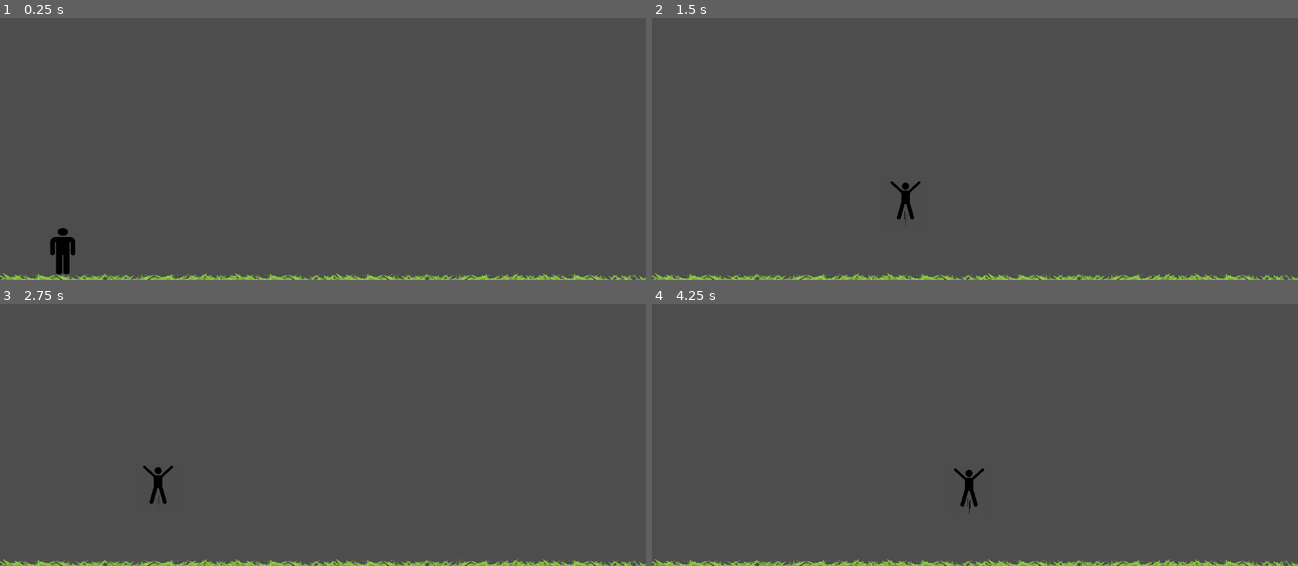
Above: before the commit, frames 1-4 (two rows, left to right).
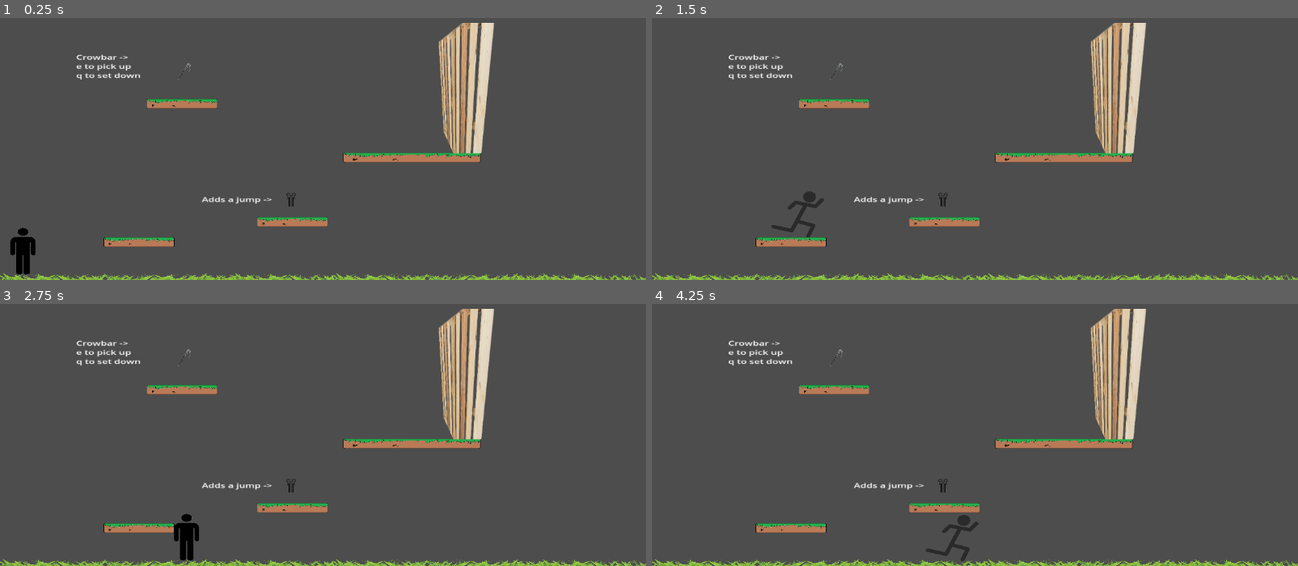
Above: after the commit, the same moments.

Repository: DaBigRed/Hint
Game: Godot game, scene res://Intro.tscn
Two runs of this game, one before a commit and one after it. Both use one fixed random seed, a clock stepped at 60 frames per second and the inputs below.
Inputs:
- Up to frame 1 (0.25 s): no input
- Up to frame 2 (1.5 s): tap Enter at 0.5 s; hold Shift (shift) 0.53-1.28 s; hold Right (ui_right) from 0.53 s (still down); tap Up (jump) at 0.77, 1.07 s; tap E (pickup, bound only after the commit) at 0.8, 1.35 s
- Up to frame 3 (2.75 s): tap Up (jump) at 1.52, 1.55, 1.82, 2.1 s; release Right (ui_right) at 2.03 s; hold Left (ui_left) from 2.03 s (still down); hold Shift (shift) from 2.03 s (still down)
- Up to frame 4 (4.25 s): release Left (ui_left) at 2.78 s; release Shift (shift) at 2.78 s; hold Right (ui_right) from 2.78 s (still down); tap Shift (shift) at 2.85 s; tap Up (jump) at 3.02, 3.32, 3.77, 3.8, 4.07 s; tap E (pickup, bound only after the commit) at 3.05, 3.6 s

The runs differ from the first frame. In frame 1, 6.2% of the frame differs, in the area x 1-77%, y 1-98%; in frame 2, 5.8%; in frame 3, 6.0%; in frame 4, 5.9%.

Commit message:
updated demo

Diff:
--- a/Char.gd
+++ b/Char.gd
@@ -3,43 +3,60 @@
 # Movement variables
 var speed = 200
 var run_speed = 400
-var jump_force = -300  # Negative because y-axis is downward in Godot
-var gravity = 500
+var jump_force = -400  # Negative because y-axis is downward in Godot
+var gravity = 1200
 
 # Sprite references
 @onready var still_sprite = $Still
 @onready var moving_sprite = $Moving
 @onready var running_sprite = $Running
 @onready var jumping_sprite = $Jumping
+@export var max_jumps: int = 1  # Default jump count
+var jumps_left: int
+var have_item = false
+
 
 func _ready():
 	# Ensure only the still sprite is visible initially
 	update_sprite_visibility(false)
+	jumps_left = max_jumps
 
 func get_input():
+
 	var direction = Input.get_axis("left", "right")  # Get -1, 0, or 1 based on input
 	var is_running = Input.is_action_pressed("shift")
-	var move_speed = run_speed if is_running else speed
+	var move_speed
+	if not is_on_floor():
+		move_speed = speed
+	else:
+		move_speed= run_speed if is_running else speed
+
 
 	velocity.x = direction * move_speed  # Apply movement
 
 	# Jumping logic
-	if Input.is_action_just_pressed("jump") and is_on_floor():
-		velocity.y = jump_force  # Apply jump force
+	if Input.is_action_just_pressed("jump") and jumps_left > 0:
+		velocity.y = jump_force
+		jumps_left -= 1  # Decrease jumps left
 
 func _physics_process(delta):
 	# Apply gravity
 	if not is_on_floor():
 		velocity.y += gravity * delta
+	else:
+		jumps_left = max_jumps
+
 
 	# Get input and apply movement
 	get_input()
+
 
 	# Move the character
 	move_and_slide()
 
 	# Update sprite visibility based on movement state
 	update_sprite_visibility(velocity.x != 0)
+
 
 func update_sprite_visibility(is_moving):
 	if not is_on_floor():
@@ -65,3 +82,22 @@
 
 	# Show the specified sprite
 	sprite_to_show.visible = true
+
+	#TODO add an item to pick up and drop, add platforms
+
+
+func _on_power_up_collected(power_type: Variant) -> void:
+	match power_type:
+		"Jump":
+			max_jumps +=1
+			jumps_left = max_jumps
+
+
+
+func _on_item_collected(item_type: Variant) -> void:
+	if have_item == true:
+		return
+	else:
+		match item_type:
+			"Crowbar":
+				have_item = true
--- a/Intro.tscn
+++ b/Intro.tscn
@@ -6,6 +6,12 @@
 [ext_resource type="Texture2D" uid="uid://bjpluhj1pj1ep" path="res://proxy-image-3.png" id="4_cxa4j"]
 [ext_resource type="Texture2D" uid="uid://d0mw047etf42y" path="res://running.png" id="4_ybcbk"]
 [ext_resource type="Texture2D" uid="uid://dmv867cmkog5w" path="res://Jumping.png" id="6_htpnw"]
+[ext_resource type="Texture2D" uid="uid://cny0xkrermtcm" path="res://proxy-image-6.png" id="7_h8roe"]
+[ext_resource type="Texture2D" uid="uid://cg3x1y7be4gsw" path="res://gust.png" id="8_pxroj"]
+[ext_resource type="Script" path="res://double_jump.gd" id="8_wc2d2"]
+[ext_resource type="Script" path="res://crowbar.gd" id="10_1yix5"]
+[ext_resource type="Texture2D" uid="uid://6g7iv8bigtb1" path="res://crowbar.png" id="11_myufv"]
+[ext_resource type="Texture2D" uid="uid://kcnx2rgsn5ty" path="res://wood.png" id="12_y6kga"]
 
 [sub_resource type="RectangleShape2D" id="RectangleShape2D_idxln"]
 size = Vector2(44.6756, 118.915)
@@ -21,34 +27,44 @@
 normal = Vector2(-1, 0)
 distance = -525.164
 
-[node name="Scene Root" type="Node2D"]
+[sub_resource type="RectangleShape2D" id="RectangleShape2D_8ekw6"]
+size = Vector2(978.684, 225.62)
+
+[sub_resource type="CapsuleShape2D" id="CapsuleShape2D_vt15a"]
+height = 45.3008
+
+[sub_resource type="RectangleShape2D" id="RectangleShape2D_mhuv1"]
+size = Vector2(69.2633, 288.793)
+
+[node name="Intro" type="Node2D"]
 position = Vector2(0, 648)
 scale = Vector2(1.0968, 0.706388)
 
 [node name="Char" type="CharacterBody2D" parent="."]
+position = Vector2(-486.871, 379.395)
 script = ExtResource("1_n3wvb")
 
 [node name="Moving" type="Sprite2D" parent="Char"]
-position = Vector2(-418.49, 366.654)
-scale = Vector2(0.0776042, 0.0848958)
+position = Vector2(-1.82349, -7.07825)
+scale = Vector2(0.0715679, 0.0955349)
 texture = ExtResource("3_3ruov")
 
 [node name="CollisionShape2D" type="CollisionShape2D" parent="Char"]
-position = Vector2(-422.137, 366.654)
+position = Vector2(0.911774, 1.41562)
 shape = SubResource("RectangleShape2D_idxln")
 
 [node name="Still" type="Sprite2D" parent="Char"]
-position = Vector2(-423.049, 365.238)
+position = Vector2(-0.911713, -3.05176e-05)
 scale = Vector2(0.17893, 0.2)
 texture = ExtResource("1_qiyrl")
 
 [node name="Running" type="Sprite2D" parent="Char"]
-position = Vector2(-440.372, 363.823)
-scale = Vector2(0.228302, 0.281318)
+position = Vector2(-23.7054, -0.00012207)
+scale = Vector2(0.215647, 0.275192)
 texture = ExtResource("4_ybcbk")
 
 [node name="Jumping" type="Sprite2D" parent="Char"]
-position = Vector2(-423.049, 372.317)
+position = Vector2(1.82349, 2.8313)
 scale = Vector2(0.144045, 0.225116)
 texture = ExtResource("6_htpnw")
 
@@ -71,3 +87,124 @@
 shape = SubResource("WorldBoundaryShape2D_3kof2")
 
 [node name="Camera2D" type="Camera2D" parent="."]
+
+[node name="StaticBody2D" type="StaticBody2D" parent="."]
+
+[node name="CollisionShape2D" type="CollisionShape2D" parent="StaticBody2D"]
+position = Vector2(-298.368, 363.823)
+scale = Vector2(0.114587, 0.100392)
+shape = SubResource("RectangleShape2D_8ekw6")
+
+[node name="Platform" type="Sprite2D" parent="StaticBody2D"]
+position = Vector2(-291.365, 362.407)
+scale = Vector2(0.0874038, 0.100392)
+texture = ExtResource("7_h8roe")
+
+[node name="StaticBody2D2" type="StaticBody2D" parent="."]
+
+[node name="CollisionShape2D" type="CollisionShape2D" parent="StaticBody2D2"]
+position = Vector2(-47.4107, 312.859)
+scale = Vector2(0.114587, 0.100392)
+shape = SubResource("RectangleShape2D_8ekw6")
+
+[node name="Platform" type="Sprite2D" parent="StaticBody2D2"]
+position = Vector2(-41.9402, 311.444)
+scale = Vector2(0.0874038, 0.100392)
+texture = ExtResource("7_h8roe")
+
+[node name="StaticBody2D3" type="StaticBody2D" parent="."]
+
+[node name="CollisionShape2D" type="CollisionShape2D" parent="StaticBody2D3"]
+position = Vector2(88.4391, 148.643)
+scale = Vector2(0.114587, 0.100392)
+shape = SubResource("RectangleShape2D_8ekw6")
+
+[node name="CollisionShape2D2" type="CollisionShape2D" parent="StaticBody2D3"]
+position = Vector2(200.584, 148.643)
+scale = Vector2(0.114587, 0.100392)
+shape = SubResource("RectangleShape2D_8ekw6")
+
+[node name="Platform" type="Sprite2D" parent="StaticBody2D3"]
+position = Vector2(159.555, 148.643)
+scale = Vector2(0.170726, 0.100392)
+texture = ExtResource("7_h8roe")
+
+[node name="StaticBody2D4" type="StaticBody2D" parent="."]
+
+[node name="CollisionShape2D" type="CollisionShape2D" parent="StaticBody2D4"]
+position = Vector2(-230.215, 15.5721)
+scale = Vector2(0.114587, 0.100392)
+shape = SubResource("RectangleShape2D_8ekw6")
+
+[node name="Platform" type="Sprite2D" parent="StaticBody2D4"]
+position = Vector2(-221.554, 12.7408)
+scale = Vector2(0.0874038, 0.100392)
+texture = ExtResource("7_h8roe")
+
+[node name="Double_Jump" type="Area2D" parent="."]
+position = Vector2(-51.9694, 253.402)
+script = ExtResource("8_wc2d2")
+
+[node name="Gust" type="Sprite2D" parent="Double_Jump"]
+position = Vector2(7.62939e-06, 2.83133)
+rotation = -1.5708
+scale = Vector2(0.0686749, 0.0395222)
+texture = ExtResource("8_pxroj")
+
+[node name="RichTextLabel" type="RichTextLabel" parent="Double_Jump"]
+offset_left = -144.967
+offset_top = -9.90958
+offset_right = -13.9677
+offset_bottom = 50.0904
+text = "Adds a jump ->
+"
+scroll_active = false
+scroll_following = true
+autowrap_mode = 2
+threaded = true
+visible_characters_behavior = 1
+
+[node name="CollisionShape2D" type="CollisionShape2D" parent="Double_Jump"]
+position = Vector2(0.911743, 1.41566)
+shape = SubResource("CapsuleShape2D_vt15a")
+
+[node name="Crowbar" type="Area2D" parent="."]
+position = Vector2(-224.289, -67.9513)
+script = ExtResource("10_1yix5")
+
+[node name="RichTextLabel" type="RichTextLabel" parent="Crowbar"]
+offset_left = -177.0
+offset_top = -48.0
+offset_right = -46.0
+offset_bottom = 34.0
+text = "Crowbar ->
+e to pick up
+q to set down"
+scroll_active = false
+scroll_following = true
+autowrap_mode = 2
+threaded = true
+visible_characters_behavior = 1
+
+[node name="CollisionShape2D" type="CollisionShape2D" parent="Crowbar"]
+position = Vector2(-0.911743, 1.41566)
+shape = SubResource("CapsuleShape2D_vt15a")
+
+[node name="Crowbar" type="Sprite2D" parent="Crowbar"]
+position = Vector2(-1.82332, 1.41565)
+scale = Vector2(0.047885, 0.102075)
+texture = ExtResource("11_myufv")
+
+[node name="Area2D" type="StaticBody2D" parent="."]
+
+[node name="Wood" type="Sprite2D" parent="Area2D"]
+position = Vector2(234.318, -26.1457)
+scale = Vector2(0.671334, 1.27882)
+texture = ExtResource("12_y6kga")
+
+[node name="CollisionShape2D" type="CollisionShape2D" parent="Area2D"]
+position = Vector2(223.392, -4.24695)
+shape = SubResource("RectangleShape2D_mhuv1")
+
+[connection signal="collected" from="Double_Jump" to="Char" method="_on_power_up_collected"]
+[connection signal="collected" from="Crowbar" to="Char" method="_on_item_collected"]
--- a/color_rect.gd
+++ /dev/null
@@ -1 +0,0 @@
-exte
--- /dev/null
+++ b/crowbar.gd
@@ -0,0 +1,22 @@
+extends Area2D
+
+@export var item_type: String = "Crowbar" # Can be customized for different power-ups
+
+signal collected(power_type)
+
+var player_in_area: bool = false
+
+func _ready():
+	connect("body_entered", _on_body_entered)
+	connect("body_exited", _on_body_exited)
+
+func _on_body_entered(_body):
+	player_in_area = true
+
+func _on_body_exited(_body):
+	player_in_area = false
+
+func _process(_delta):
+	if player_in_area and Input.is_action_just_pressed("pickup"):
+		collected.emit(item_type)
+		queue_free()
--- /dev/null
+++ b/double_jump.gd
@@ -0,0 +1,13 @@
+extends Area2D
+
+@export var power_type: String = "Jump" # Can be customized for different power-ups
+
+signal collected(power_type)
+
+func _ready():
+	connect("body_entered", Callable(self, "_on_body_entered"))
+
+
+func _on_body_entered(_body):
+	collected.emit(power_type)  # Emit signal to notify collection
+	queue_free()  # Remove the power-up
--- a/project.godot
+++ b/project.godot
@@ -51,3 +51,18 @@
 "events": [Object(InputEventKey,"resource_local_to_scene":false,"resource_name":"","device":-1,"window_id":0,"alt_press …(195 unchanged characters)…
 ]
 }
+down={
+"deadzone": 0.5,
+"events": [Object(InputEventKey,"resource_local_to_scene":false,"resource_name":"","device":-1,"window_id":0,"alt_pressed":false,"shift_pressed":false,"ctrl_pressed":false,"meta_pressed":false,"pressed":false,"keycode":0,"physical_keycode":4194322,"key_label":0,"unicode":0,"location":0,"echo":false,"script":null)
+]
+}
+pickup={
+"deadzone": 0.5,
+"events": [Object(InputEventKey,"resource_local_to_scene":false,"resource_name":"","device":-1,"window_id":0,"alt_pressed":false,"shift_pressed":false,"ctrl_pressed":false,"meta_pressed":false,"pressed":false,"keycode":0,"physical_keycode":69,"key_label":0,"unicode":101,"location":0,"echo":false,"script":null)
+]
+}
+setdown={
+"deadzone": 0.5,
+"events": [Object(InputEventKey,"resource_local_to_scene":false,"resource_name":"","device":-1,"window_id":0,"alt_pressed":false,"shift_pressed":false,"ctrl_pressed":false,"meta_pressed":false,"pressed":false,"keycode":0,"physical_keycode":81,"key_label":0,"unicode":113,"location":0,"echo":false,"script":null)
+]
+}
--- a/proxy_image_2.gd
+++ /dev/null
@@ -1,48 +0,0 @@
-extends Sprite2D
-
-var speed = 400
-var angular_speed = PI
-var gravity = Vector2(0, 600) # Gravity vector (downward force)
-var velocity = Vector2.ZERO   # Object's current velocity
-var jump_force = -400         # Jumping force (negative because up is -y)
-var is_on_ground = false      # Tracks whether the object is on the ground
-
-# Reference to the child figures
-@onready var still = $Still
-@onready var moving = $Moving
-
-func _process(delta):
-	# Handle left and right movement
-	if Input.is_action_pressed("ui_left"):
-		velocity.x = -speed
-	elif Input.is_action_pressed("ui_right"):
-		velocity.x = speed
-	else:
-		velocity.x = 0 # Stop horizontal movement when no key is pressed
-
-	# Jumping logic
-	if is_on_ground and Input.is_action_just_pressed("ui_up"):
-		velocity.y = jump_force
-		is_on_ground = false # Leaving the ground
-
-	# Apply gravity
-	velocity += gravity * delta
-
-	# Update the object's position
-	position += velocity * delta
-
-	# Ground collision
-	if position.y >= 500: # Assuming y=500 is the ground level
-		position.y = 500
-		velocity.y = 0
-		is_on_ground = true
-
-	# Control visibility based on velocity
-	if velocity == Vector2.ZERO:
-		# If velocity is zero, show Still and hide Moving
-		still.visible = true
-		moving.visible = false
-	else:
-		# If velocity is not zero, show Moving and hide Still
-		still.visible = false
-		moving.visible = true
Not shown: 1 places in Intro.tscn that only renumber resources
Binary file added: crowbar.png
Not shown, added: crowbar.png.import
Binary file added: gust.png
Not shown, added: gust.png.import
Empty file removed: intro.gd
Binary file added: proxy-image-6.png
Not shown, added: proxy-image-6.png.import
Binary file added: wood.png
Not shown, added: wood.png.import
